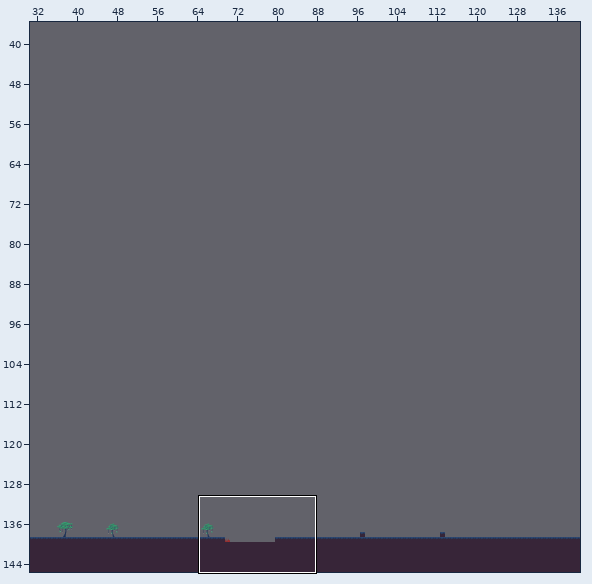
Tiled map -- GXPEngine2022BB/GXPEngine/bin/Debug/Tiled/Level_1.tmx. The picture above shows the old version from afar; the outline marks the close-up.
Close-up. First the earlier version:
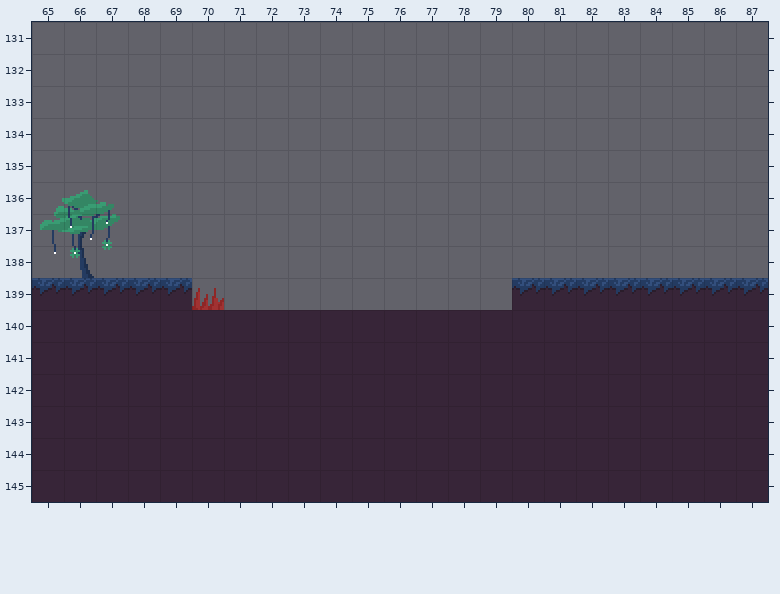
Cells are 16x16 px. Shown: x 65..87, y 131..145.
Once edited:
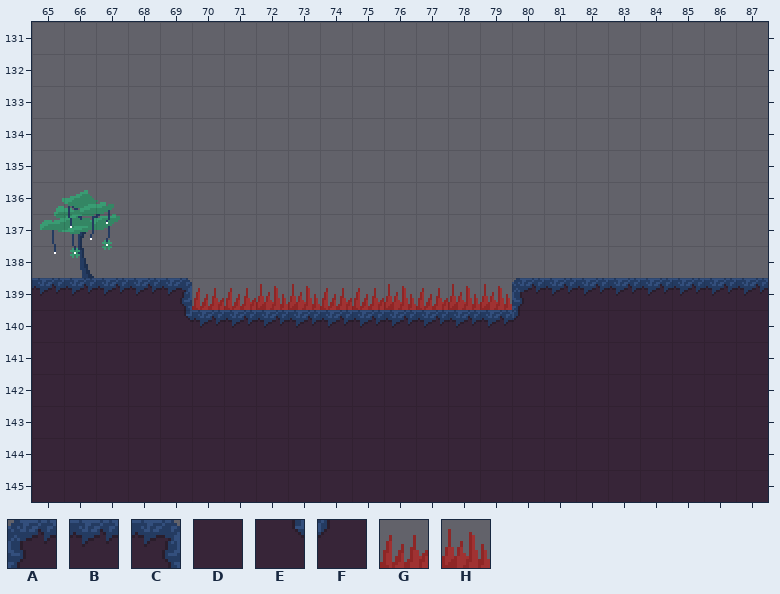
Key: from "mellowautotiles": A 0, B 1, C 2, D 9, E 12, F 13; from "mellowplatformertileset": G 32, H 33.
_ is an empty cell.
Objects are placed by their top-left corner, in cells (3,4 is the top-left corner of cell 3,4); size is 1x1 cell unless given.
The exact change:
Layer "No_hitbox":
Tile D gives way to tile E in row 140 at x 69.
Tile D gives way to tile F in row 140 at x 80.
Layer "Tile Layer 1":
Tile B gives way to tile A in row 139 at x 80.
Tile D gives way to tile B in row 140 at x 70 to 79.
Tile B gives way to tile C in row 139 at x 69.
Layer "Spikes":
A new object: G "GXPEngine.Spike" at 71,139.
A new object: H "GXPEngine.Spike" at 72,139.
A new object: H "GXPEngine.Spike" at 76,139.
A new object: H "GXPEngine.Spike" at 79,139.
A new object: G "GXPEngine.Spike" at 74,139.
A new object: G "GXPEngine.Spike" at 75,139.
A new object: H "GXPEngine.Spike" at 73,139.
A new object: H "GXPEngine.Spike" at 78,139.
A new object: G "GXPEngine.Spike" at 77,139.
Boxes around the changes in both close-ups, in picture pixels (x1, y1, x2, y2):
changed: (180, 278, 524, 328)
